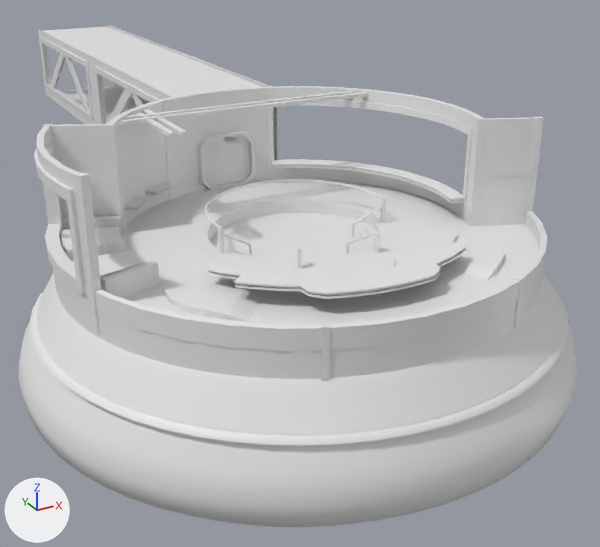
The FBX model Assets/Art/Level Design/Map01/Map01.fbx: old version first, new version second.
Before and after are seen from a camera (50 mm lens) standing at (-48.3, -88.2, 38.6) and looking at (11.3, 20.2, -15.6). Lighting does not change. The marker at lower left points along +X, +Y and +Z. Materials are left out; every surface is plain grey. Where no turn or scale is listed for an object, it has been applied to the vertices.

In view in the first picture: 'BaseTrim', 'Booths002', 'CounterTop', 'Floor', 'Hallway001', 'Hallway002', 'InGameBackwall', 'MainWallLeftSide', 'MainWalls', 'MainWallsRightSide', 'Object002', 'WindowFrame'.
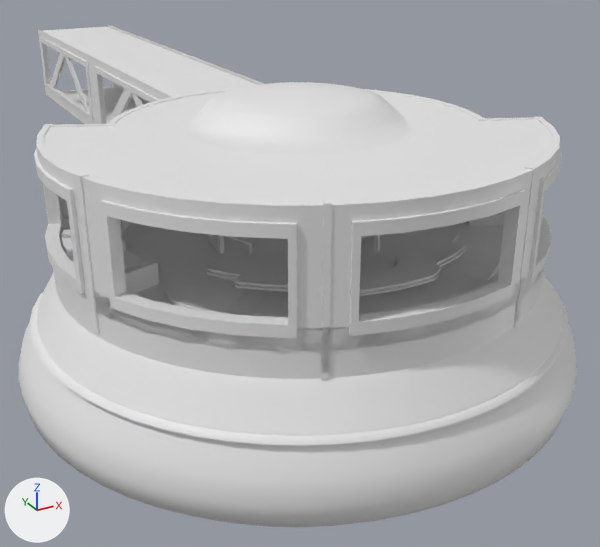
Changed parts and their boxes (x1, y1, x2, y2) in the pictures (600 x 547 px):
'DisapearingCeiling', added: after (44, 82, 553, 203)
'DisapearingWall', added: after (82, 118, 560, 373)
'Disapearingframes', added: after (100, 146, 562, 338)
'MainWalls', unchanged, covered by the edit: before (43, 86, 482, 234); after (43, 89, 482, 234)
'InGameBackwall', unchanged, covered by the edit: before (94, 211, 547, 380); after (95, 269, 544, 380)
'MainWallLeftSide', unchanged, covered by the edit: before (468, 117, 544, 226); after (468, 117, 543, 226)
'CenterWalls', unchanged, covered by the edit: before (205, 179, 387, 268); after (206, 234, 380, 254)

What changed in the scene script:
```text
Add me_mesh_011:
    me_mesh_011.from_pydata(...)  # 264 vertices, 264 faces; spans x -28.5..27.7, y -31.1..-11.8, z 1.6..13.0
Add me_mesh_009:
    me_mesh_009.from_pydata(...)  # 340 vertices, 236 faces; spans x -29.3..28.3, y -30.7..-8.9, z -2.4..14.7
Add me_mesh_018:
    me_mesh_018.from_pydata(...)  # 861 vertices, 856 faces; spans x -30.6..28.1, y -30.7..22.5, z 14.4..18.8
Add ob_disapearingframes:
    ob_disapearingframes = bpy.data.objects.new('Disapearingframes', me_mesh_011)
    ob_disapearingframes.location = (0.0, 0.0, 0.0)
Add ob_disapearingwall:
    ob_disapearingwall = bpy.data.objects.new('DisapearingWall', me_mesh_009)
    ob_disapearingwall.location = (0.0, 0.0, 0.0)
Add ob_disapearingceiling:
    ob_disapearingceiling = bpy.data.objects.new('DisapearingCeiling', me_mesh_018)
    ob_disapearingceiling.location = (0.0, 0.0, 0.0)
```
